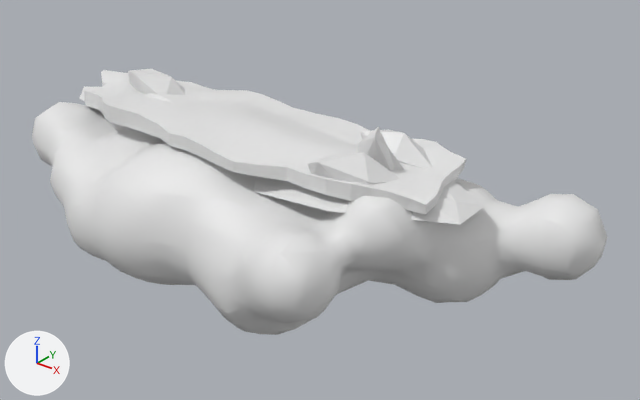
One commit to the FBX model Assets/Resources/Environment/Asserts/Wurst Platform.fbx: the scene before it, then after it.
Rendered twice from a 50 mm lens placed at (62.6, -66.0, 37.4), pointed at (7.9, 2.4, -5.1). Lighting does not change. The marker at lower left points along +X, +Y and +Z. Where no turn or scale is listed for an object, it has been applied to the vertices.
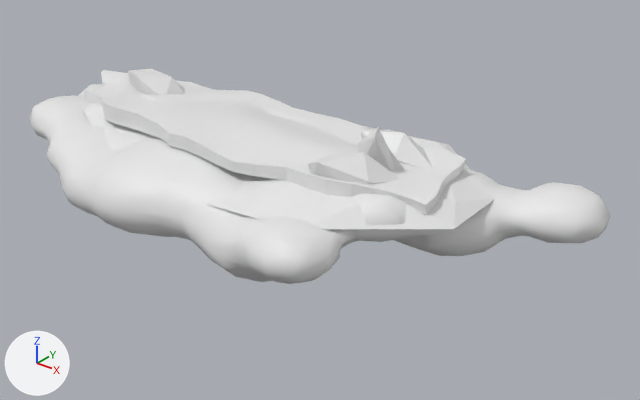
Where the change shows, as pixel boxes [x1, y1, x2, y2] in the pictures (640 x 400 px):
'Mball.018', moved, rescaled (19% shorter)
    before: [32, 102, 608, 335]
    after: [29, 95, 611, 284]
'Icosphere', rescaled
    before: [79, 86, 486, 225]
    after: [78, 84, 495, 229]

What changed in the scene script:
```text
Change ob_mball_018:
    ob_mball_018.location: (0.0, 0.0, -4.35) -> (0.0, 0.0, -1.58)
    ob_mball_018.scale: (5.72, 5.72, 5.72) -> (5.72, 5.72, 3.49)
Change ob_icosphere:
    ob_icosphere.scale: (29.1, 5.82, 2.6) -> (29.1, 9.35, 2.6)
```
